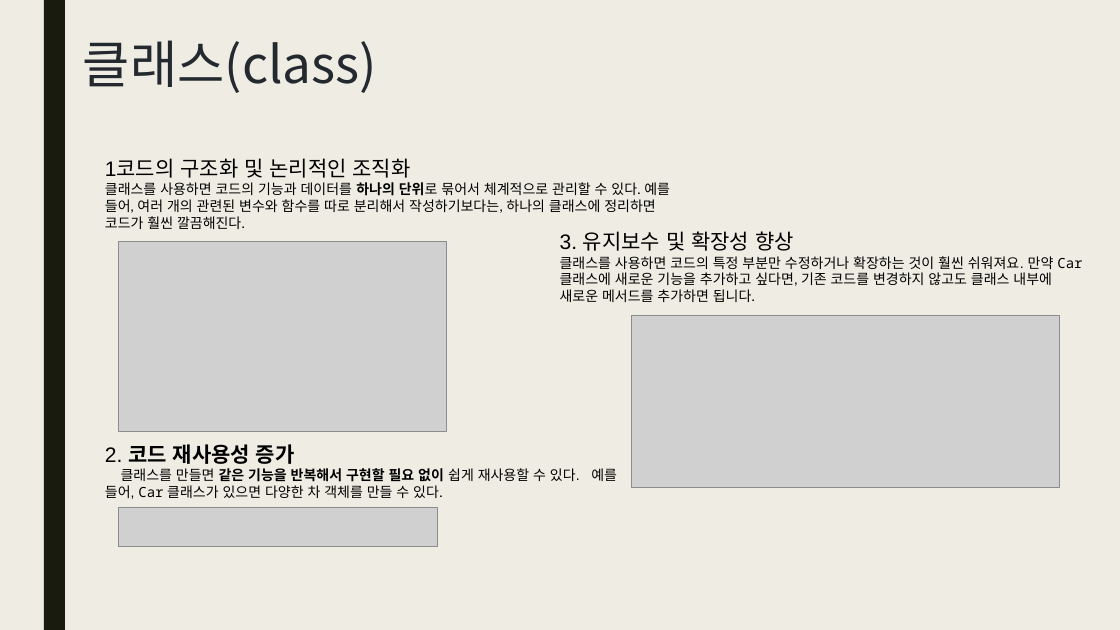
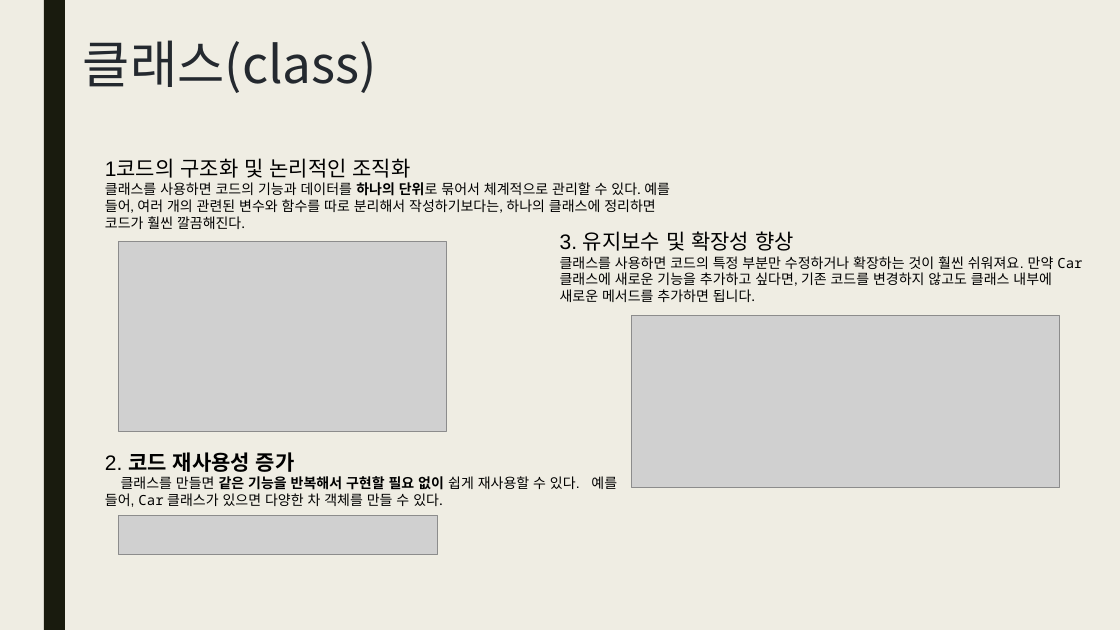
Before and after one commit to gomtings/JeoninHighSchool, a slide deck: slide 17 of 수업교제/2025/1학기/파이썬 기초06.pptx. Drawn at 1120x630 pixels with LibreOffice and Linux fonts; fonts in the diff are those of the drawing; grey boxes stand for pictures. Boxes give left, top, right and bottom in pixels: in the first picture for what was removed or moved away, otherwise in the second. Text is boxed around its words. In the diff, an @@ line names an element or a change of style, - is before the commit and + after.

```diff
--- a/수업교제/2025/1학기/파이썬 기초06.pptx
+++ b/수업교제/2025/1학기/파이썬 기초06.pptx
@@ text "2. 코드 재사용성 증가": place and size @@
-text "2. 코드 재사용성 증가" at (105,444,617,499)
+text "2. 코드 재사용성 증가" at (105,452,617,507)
@@ picture: place and size @@
-picture at (118,507,438,547)
+picture at (118,516,438,555)
```
Also in this commit, not shown: 7 slides added, 4 other files.
